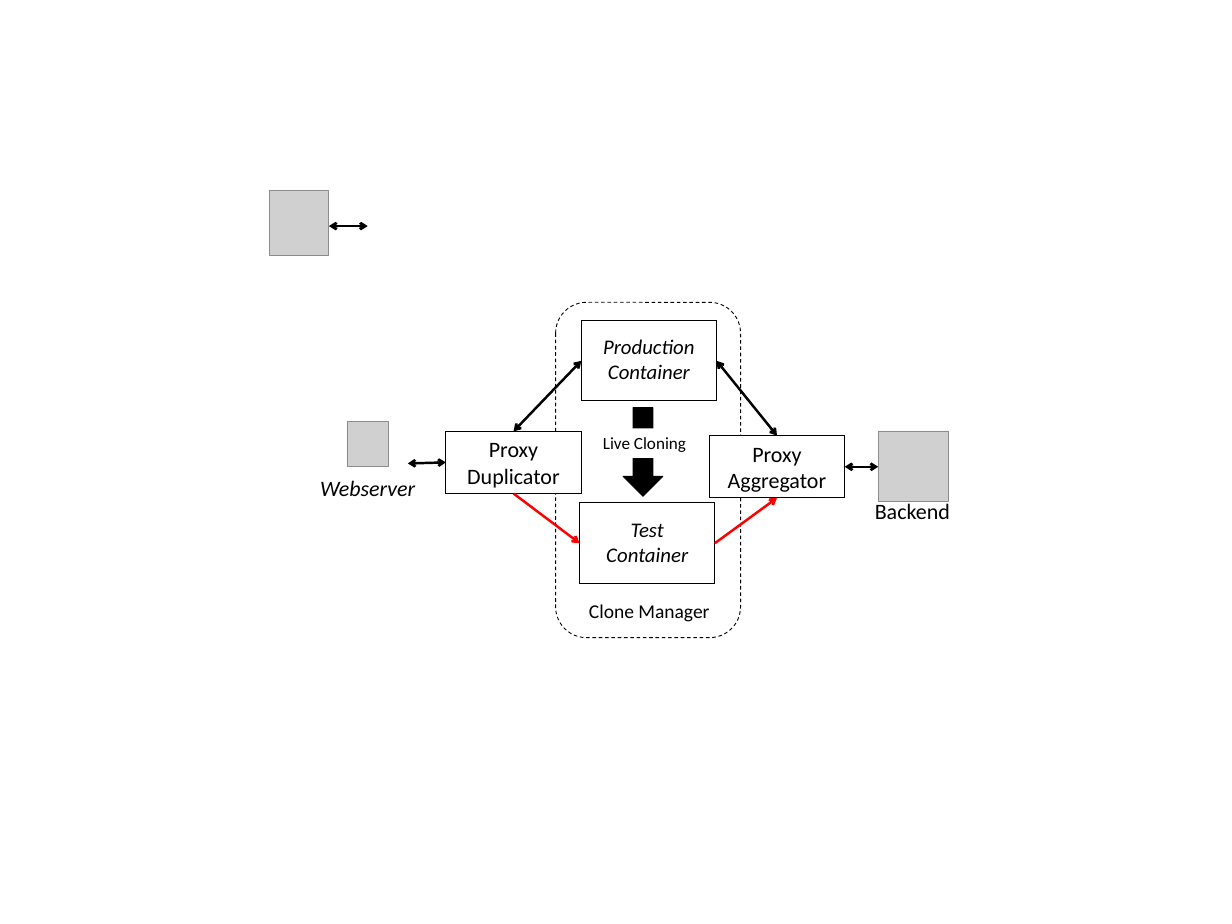
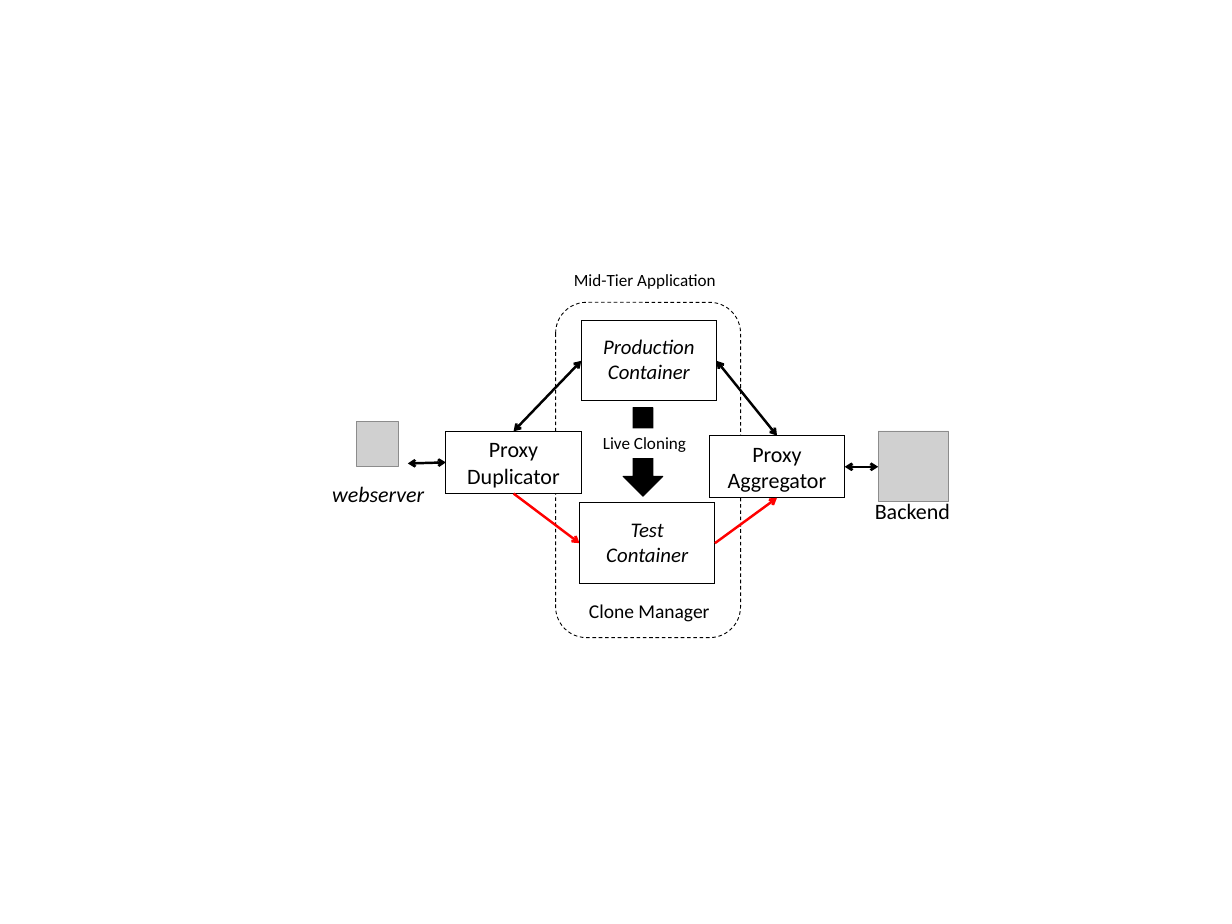
Before and after one commit to nipunarora/parikshan_code, a slide deck: slide 2 of paper/figs/images.pptx. Drawn at 1232x924 pixels with LibreOffice and Linux fonts; fonts in the diff are those of the drawing; grey boxes stand for pictures. Boxes give left, top, right and bottom in pixels: in the first picture for what was removed or moved away, otherwise in the second. Text is boxed around its words. In the diff, an @@ line names an element or a change of style, - is before the commit and + after.

```diff
--- a/paper/figs/images.pptx
+++ b/paper/figs/images.pptx
@@ picture removed at <box>269,190,329,256</box> @@
@@ double arrow removed from (329, 226) to (368, 226) @@
@@ text added at <box>574,274,715,289</box>, 14 pt, text #000000 @@
+Mid-Tier Application
@@ picture: place and size @@
-picture at <box>347,422,388,467</box>
+picture at <box>356,422,398,467</box>
@@ text at <box>332,486,424,502</box>: text changed @@
-Webserver
+webserver
```
Also in this commit, not shown: 1 other slide changed, 1 slide added, 1 slide removed, 7 other files.
